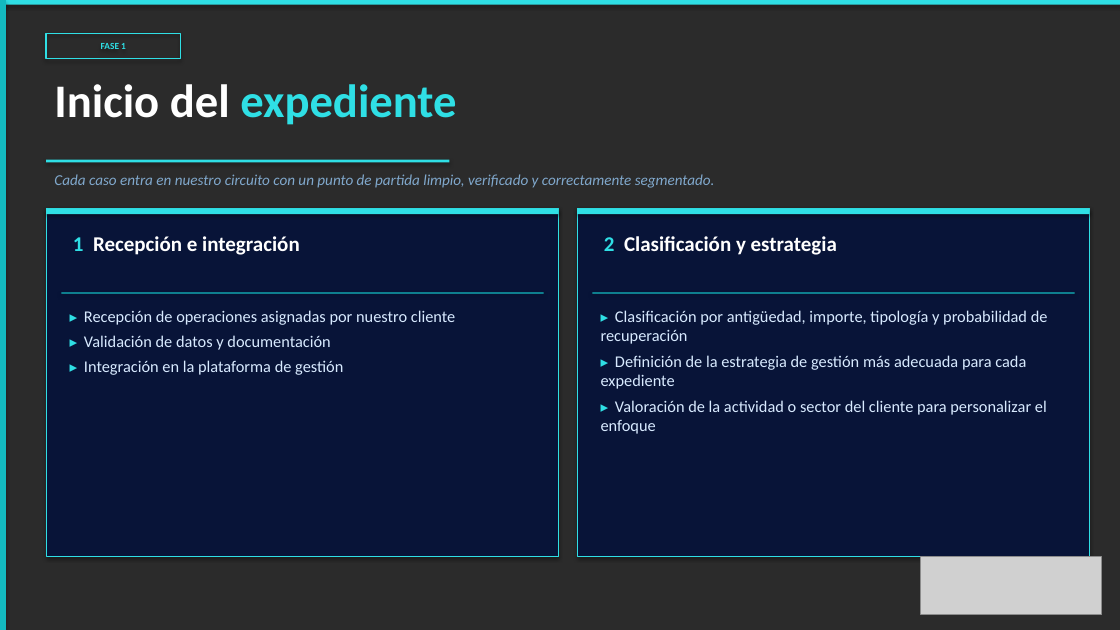
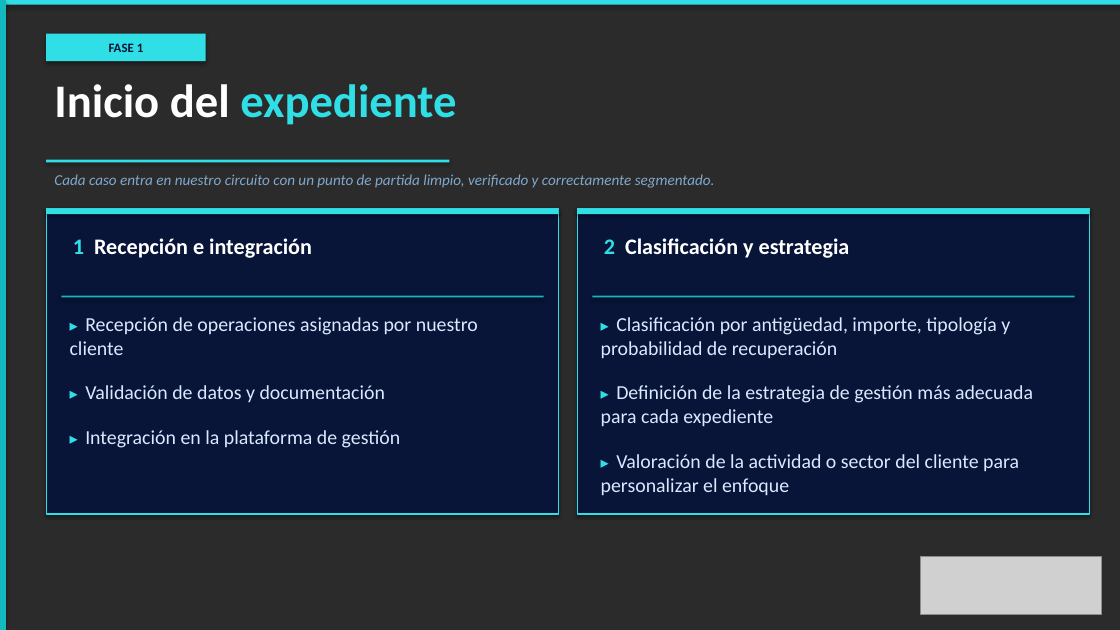
Before and after one commit to alejandroas010/alepixel-web, a slide deck: slide 2 of sendacredit_propuesta.pptx. Drawn at 1120x630 pixels with LibreOffice and Linux fonts; fonts in the diff are those of the drawing; grey boxes stand for pictures; background and template pictures are left out; a plain dark background stands for a picture behind light text. Boxes give left, top, right and bottom in pixels: in the first picture for what was removed or moved away, otherwise in the second. Text is boxed around its words. In the diff, an @@ line names an element or a change of style, - is before the commit and + after.

```diff
--- a/sendacredit_propuesta.pptx
+++ b/sendacredit_propuesta.pptx
@@ rectangle "FASE 1": place and size @@
-rectangle "FASE 1" at [46,34,181,59]
+rectangle "FASE 1" at [46,34,206,61]
@@ rectangle "FASE 1" at [46,34,206,61]: size 8 to 11 pt, text colour #2FDFE5 to #0A1638; fill none to #2FDFE5; outline #2FDFE5 1.2 pt to none @@
@@ rectangle: place and size @@
-rectangle at [46,208,559,556]
+rectangle at [46,208,559,514]
@@ rectangle at [46,208,559,514]: outline #2FDFE5 0.8 pt to #2FDFE5 1 pt @@
@@ rectangle at [577,208,1090,514]: outline #2FDFE5 0.8 pt to #2FDFE5 1 pt @@
@@ rectangle: place and size @@
-rectangle at [577,208,1090,556]
+rectangle at [577,208,1090,514]
@@ text "1 Recepción e integración" at [73,238,312,258]: size 18 to 19 pt @@
@@ text "2 Clasificación y estrategia" at [604,238,850,258]: size 18 to 19 pt @@
@@ rectangle: place and size @@
-rectangle at [61,292,544,294]
+rectangle at [61,296,544,297]
@@ rectangle: place and size @@
-rectangle at [592,292,1075,294]
+rectangle at [592,296,1075,297]
@@ text "▸ Recepción de operaciones asignadas ..." at [85,317,478,448]: size 13 to 14 pt in "▸", "▸", "▸"; size 14 to 17 pt; more space between paragraphs @@
@@ text "▸ Clasificación por antigüedad, importe, ..." at [601,317,1033,495]: size 13 to 14 pt in "▸", "▸", "▸"; size 14 to 17 pt; more space between paragraphs @@
```
Also in this commit, not shown: 5 other slides changed.
